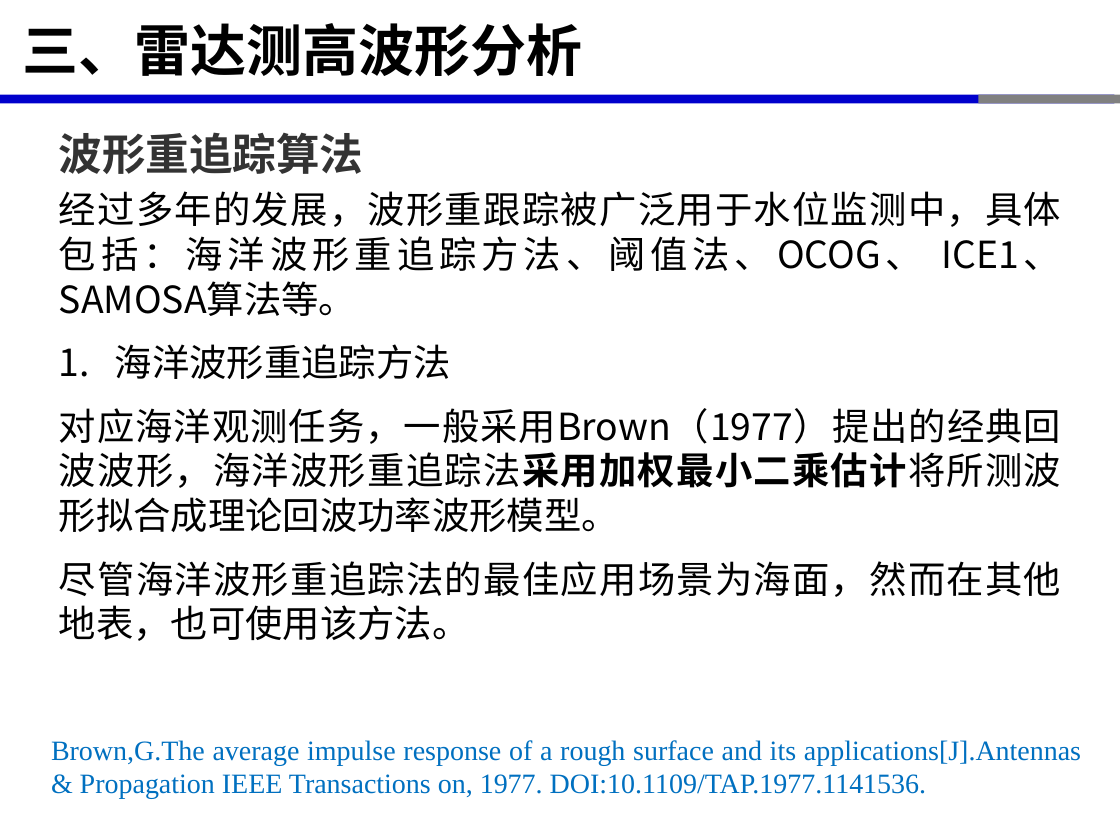
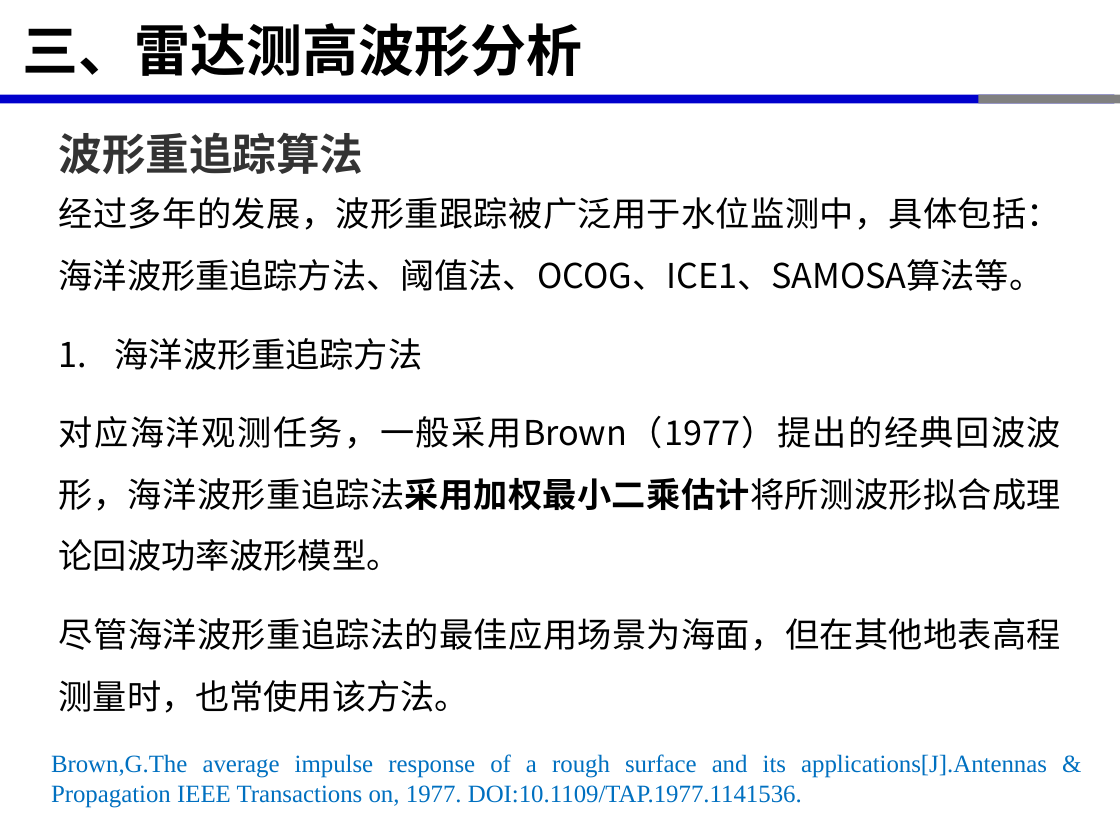
Before and after one commit to xinluo2018/satellite-altimetry-course, a slide deck: slide 22 of 第2章-星载雷达测高原理-2学时/第2章-星载雷达测高原理-2学时.pptx. Drawn at 1120x840 pixels with LibreOffice and Linux fonts; fonts in the diff are those of the drawing. Boxes give left, top, right and bottom in pixels: in the first picture for what was removed or moved away, otherwise in the second. Text is boxed around its words. In the diff, an @@ line names an element or a change of style, - is before the commit and + after.

```diff
--- a/第2章-星载雷达测高原理-2学时/第2章-星载雷达测高原理-2学时.pptx
+++ b/第2章-星载雷达测高原理-2学时/第2章-星载雷达测高原理-2学时.pptx
@@ text at (59, 197, 1061, 291): text changed; size 24 to 22 pt @@
-经过多年的发展，波形重跟踪被广泛用于水位监测中，具体包括：海洋波形重追踪方法、阈值法、OCOG、 ICE1、SAMOSA算法等。
+经过多年的发展，波形重跟踪被广泛用于水位监测中，具体包括：海洋波形重追踪方法、阈值法、OCOG、ICE1、SAMOSA算法等。
@@ text at (59, 338, 1061, 571): size 24 to 22 pt in "海洋波形重追踪方法", "对应海洋观测任务，一般采用Brown（1977）提出的经典回波波形，海洋波形重追踪法采用加权最小二乘估计将所测波形拟合成 ..."; line spacing 1 to 1.5; less space between paragraphs @@
@@ text at (59, 618, 1061, 713): text changed; size 24 to 22 pt @@
-尽管海洋波形重追踪法的最佳应用场景为海面，然而在其他地表，也可使用该方法。
+尽管海洋波形重追踪法的最佳应用场景为海面，但在其他地表高程测量时，也常使用该方法。
@@ text "Brown,G.The average impulse response of ...": place and size @@
-text "Brown,G.The average impulse response of ..." at (51, 740, 1081, 799)
+text "Brown,G.The average impulse response of ..." at (51, 754, 1047, 808)
@@ text "Brown,G.The average impulse response of ..." at (51, 754, 1047, 808): size 18 to 16 pt; less space between paragraphs @@
```
Also in this commit, not shown: 9 other slides changed, 9 other files.
